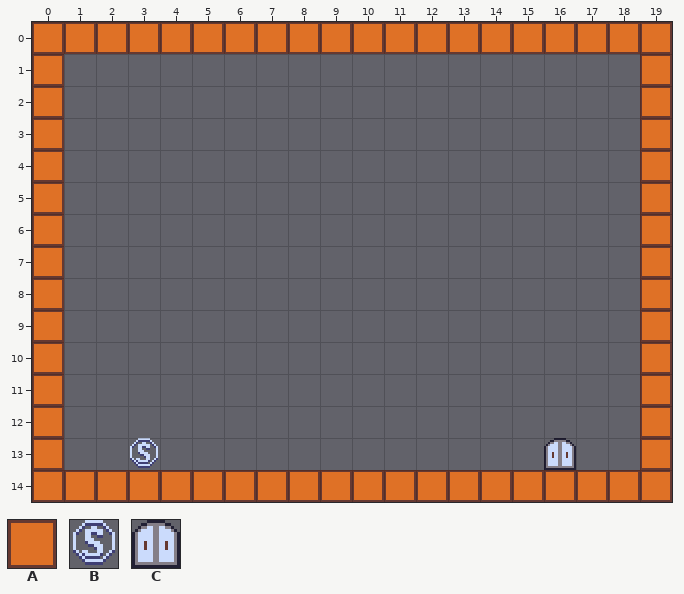
Tiled map -- assets/data/001.tmx. Above: the version before the commit.
Cells are 16x16 px. Shown: x 0..19, y 0..14.
Key: from "tileset": A 0, B 8, C 11.
_ is an empty cell.
Layer "object" before, first column x 0:
 0 AAAAAAAAAAAAAAAAAAAA
 1 A__________________A
 2 A__________________A
 3 A__________________A
 4 A__________________A
 5 A__________________A
 6 A__________________A
 7 A__________________A
 8 A__________________A
 9 A__________________A
10 A__________________A
11 A__________________A
12 A__________________A
13 A__B____________C__A
14 AAAAAAAAAAAAAAAAAAAA
After:
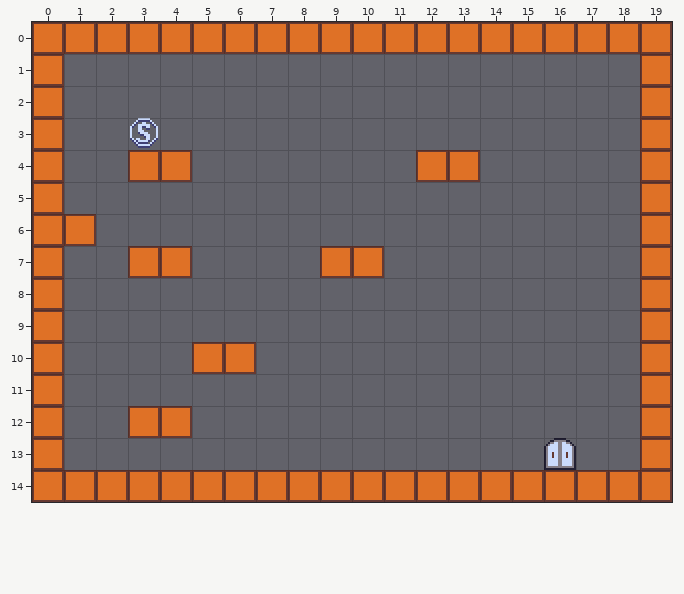
The edit:
Layer "object":
The author put tile A in row 4 at x 3 to 4 and 12 to 13; in row 6 at x 1; in row 7 at x 3 to 4 and 9 to 10; in row 10 at x 5 to 6; in row 12 at x 3 to 4.
The author put tile B in row 3 at x 3.
The edit erases tile B in row 13 at x 3.
